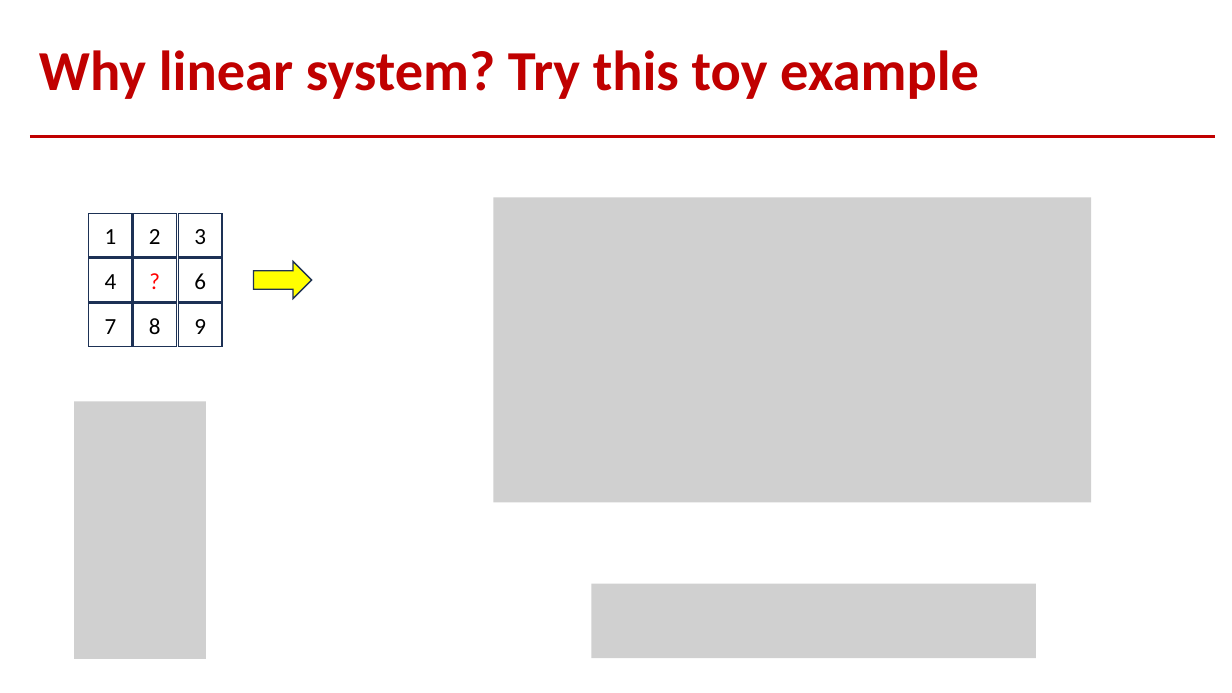
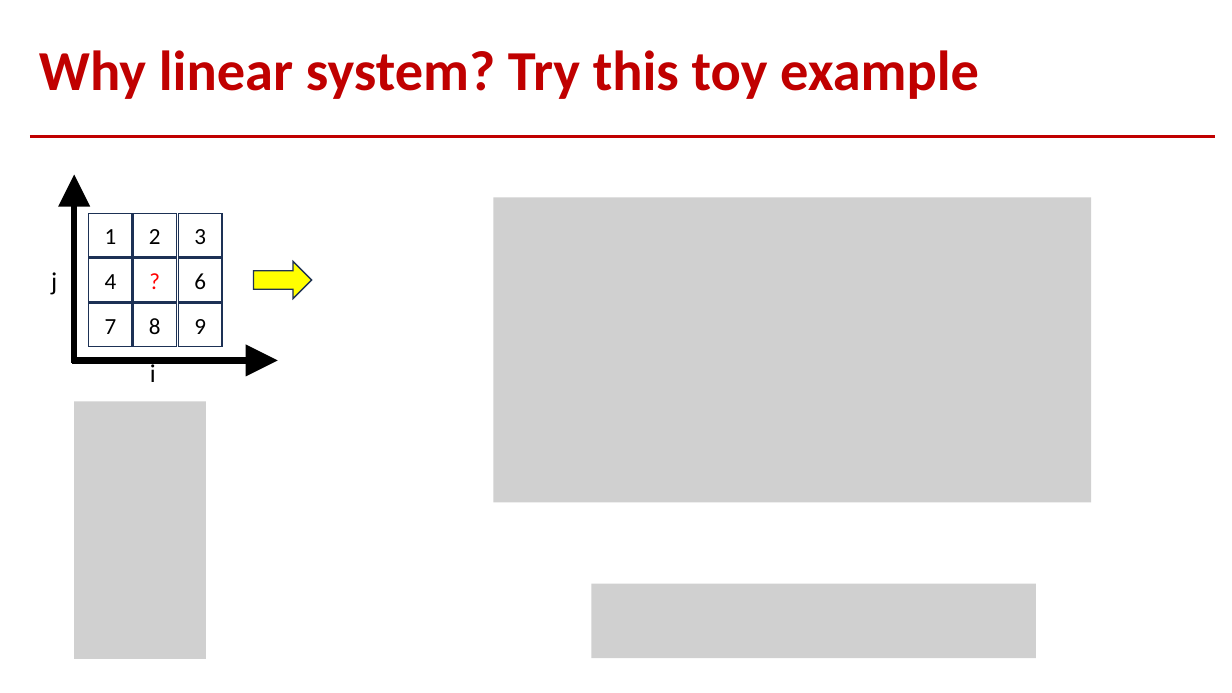
Before and after one commit to pujols/OSU_CSE_5524_2025AU, a slide deck: slide 19 of HW_1_programming_set/HW_1_programming/HW1.pptx. Drawn at 1232x693 pixels with LibreOffice and Linux fonts; fonts in the diff are those of the drawing; grey boxes stand for pictures. Boxes give left, top, right and bottom in pixels: in the first picture for what was removed or moved away, otherwise in the second. Text is boxed around its words. In the diff, an @@ line names an element or a change of style, - is before the commit and + after.

```diff
--- a/HW_1_programming_set/HW_1_programming/HW1.pptx
+++ b/HW_1_programming_set/HW_1_programming/HW1.pptx
@@ arrow added from (74, 362) to (74, 175), #000000 5 pt @@
@@ text added at [51, 272, 57, 295], 20 pt, text #000000 @@
+j
@@ arrow added from (72, 360) to (278, 360), #000000 5 pt @@
@@ text added at [150, 361, 156, 382], 20 pt, text #000000 @@
+i
```
Also in this commit, not shown: 18 other files.
